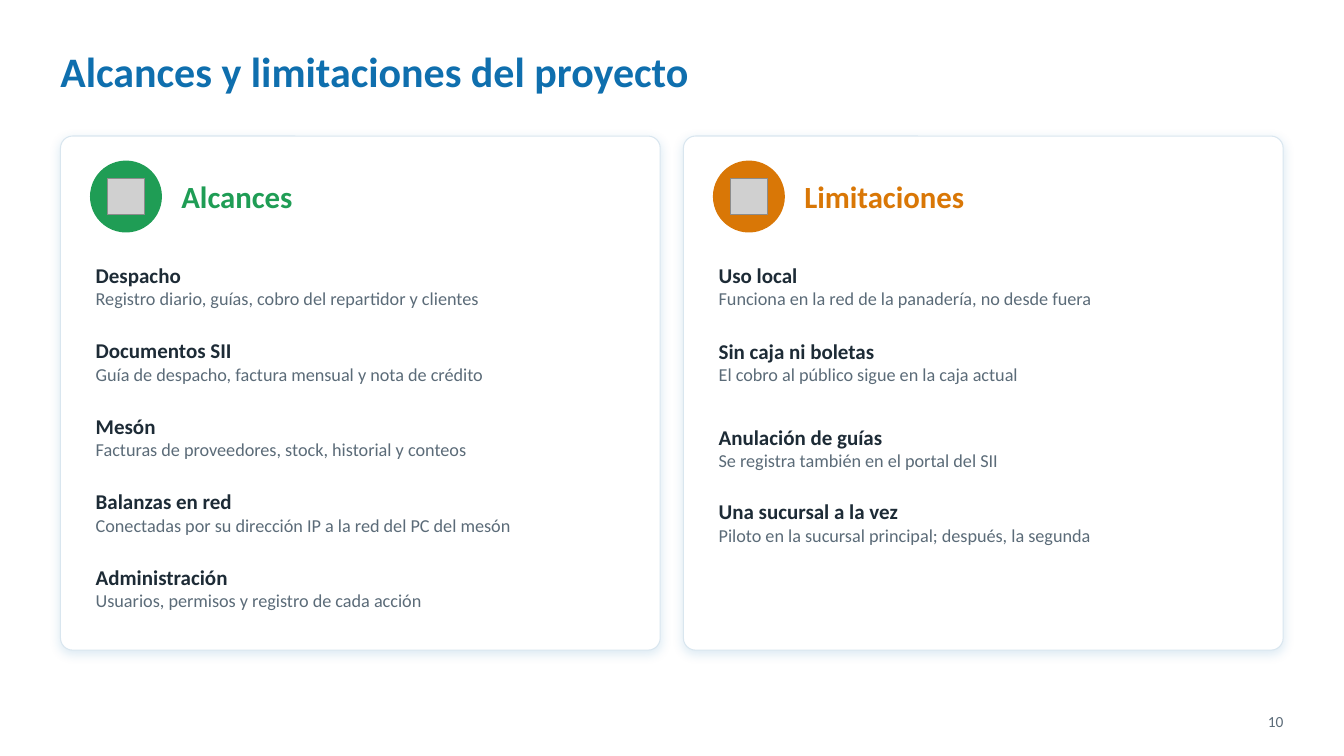
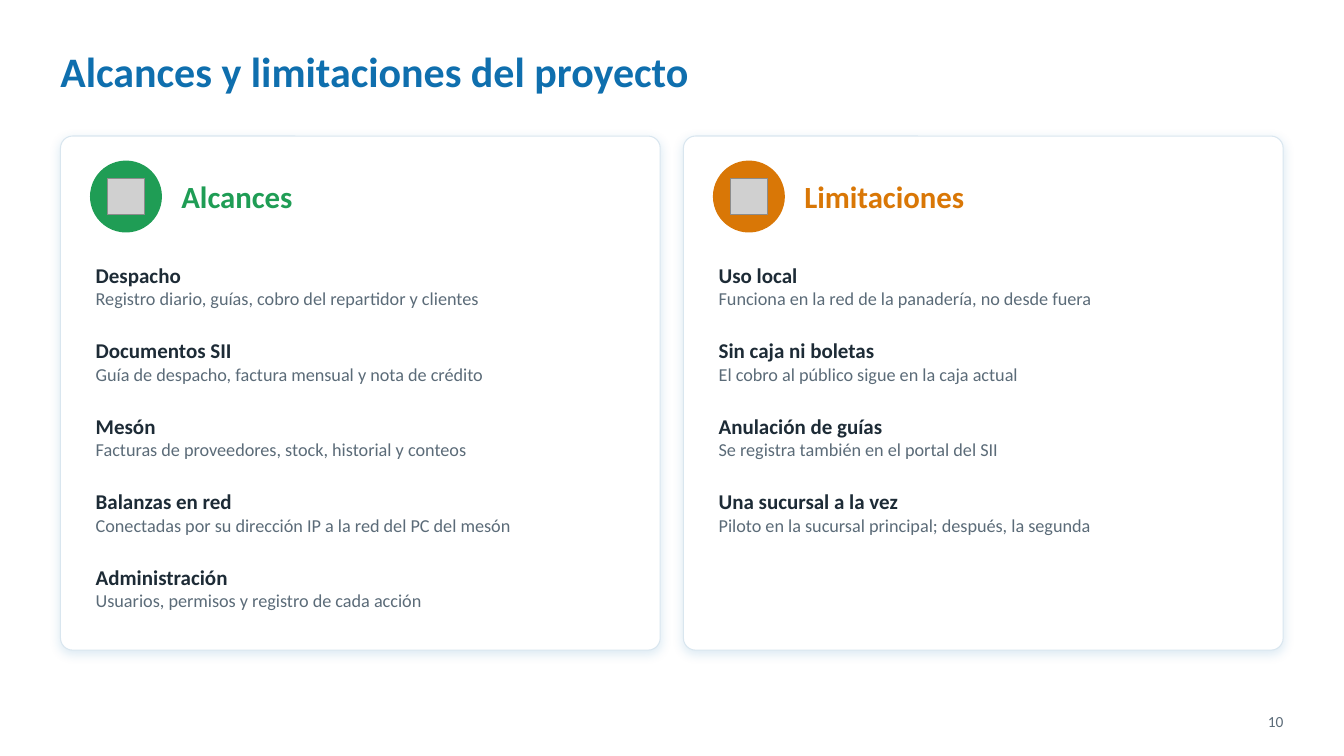
Before and after one commit to Javi3rr/proyecto-capstone, a slide deck: slide 10 of Fase 3/Evidencias Grupales/2. Presentación/Patopan_Presentacion_Final.pptx. Drawn at 1344x756 pixels with LibreOffice and Linux fonts; fonts in the diff are those of the drawing; grey boxes stand for pictures; background and template pictures are left out. Boxes give left, top, right and bottom in pixels: in the first picture for what was removed or moved away, otherwise in the second. Text is boxed around its words. In the diff, an @@ line names an element or a change of style, - is before the commit and + after.

```diff
--- a/Fase 3/Evidencias Grupales/2. Presentación/Patopan_Presentacion_Final.pptx
+++ b/Fase 3/Evidencias Grupales/2. Presentación/Patopan_Presentacion_Final.pptx
@@ text "Anulación de guías": place and size @@
-text "Anulación de guías" at <box>719,430,997,470</box>
+text "Anulación de guías" at <box>719,419,997,459</box>
@@ text "Una sucursal a la vez": place and size @@
-text "Una sucursal a la vez" at <box>719,504,1090,545</box>
+text "Una sucursal a la vez" at <box>719,494,1090,535</box>
```
Also in this commit, not shown: 15 other slides changed.
